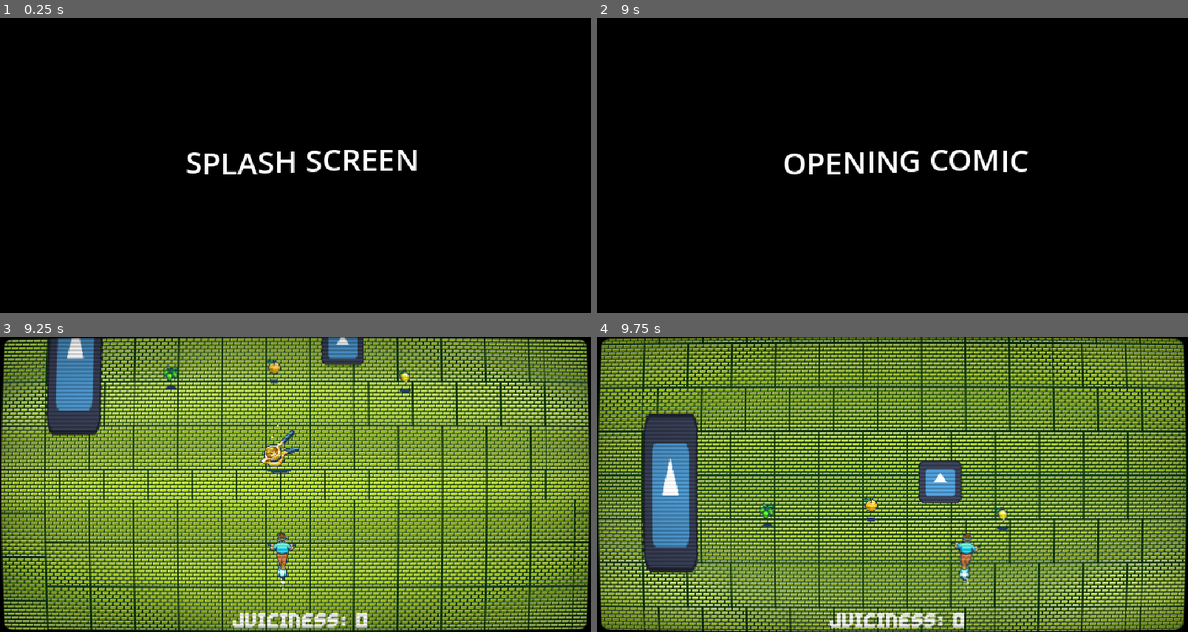
Above: before the commit, frames 1-4 (two rows, left to right).
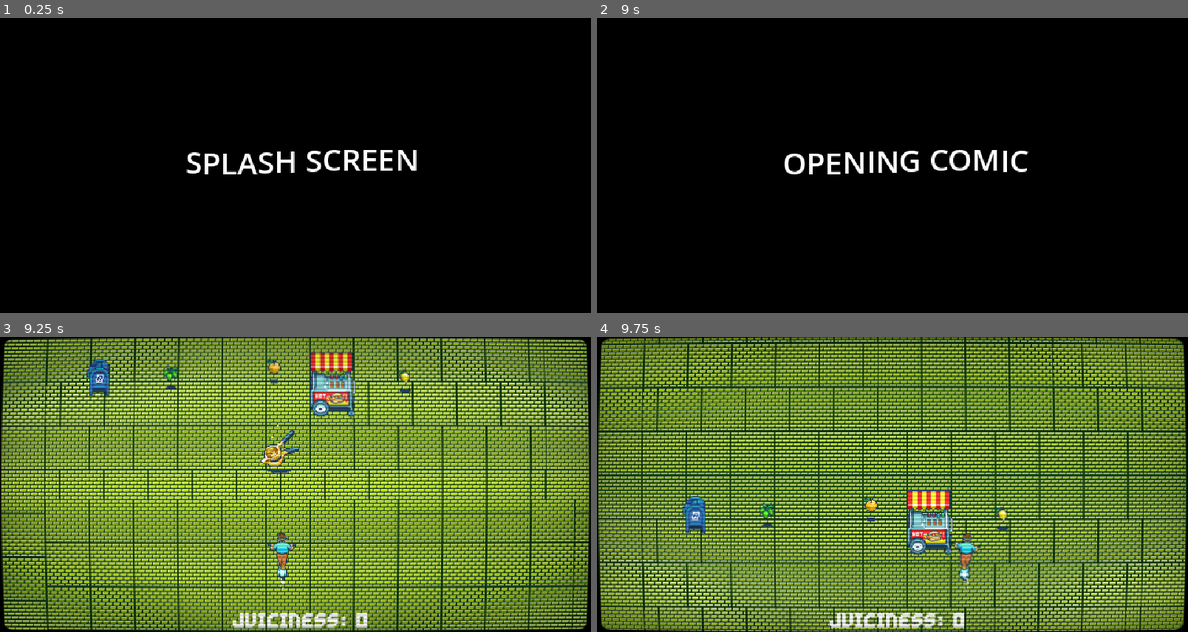
Above: after the commit, the same moments.

Repository: casualxcrisis/citrus-inc
Game: Godot game, scene res://scenes/ui/splash_screen.tscn
Two runs of this game, one before a commit and one after it. Both use one fixed random seed, a clock stepped at 60 frames per second and the inputs below. The engine's default icon, where the game draws it, is replaced by a stand-in: a white triangle on a blue panel in a dark square.
Inputs (mouse positions are in pixels of both pictures, inside the frame that each line leads up to):
- Up to frame 1 (0.25 s): no input
- Up to frame 2 (9 s): move the mouse to (1022, 150) at 0.52 s; move the mouse to (774, 180) at 1.27 s; move the mouse to (951, 100) at 2.02 s; move the mouse to (862, 224) at 2.77 s; move the mouse to (1069, 209) at 3.52 s; move the mouse to (715, 121) at 4.27 s; move the mouse to (922, 165) at 5.02 s; move the mouse to (803, 91) at 5.77 s; move the mouse to (1022, 150) at 6.52 s; move the mouse to (774, 180) at 7.27 s; move the mouse to (951, 100) at 8.02 s; move the mouse to (862, 224) at 8.77 s
- Up to frame 3 (9.25 s): no input
- Up to frame 4 (9.75 s): move the mouse to (1069, 528) at 9.52 s

Frames 1-2 are identical in both runs. In frame 3, 5.1% of the frame differs, in the area x 7-62%, y 0-34%; in frame 4, 7.3%, in the area x 7-62%, y 26-80%.

Commit message:
Added hit effect for static objects with particle effects

Diff:
--- a/assets/scripts/player/mouse_player.gd
+++ b/assets/scripts/player/mouse_player.gd
@@ -95,6 +95,11 @@
 		_car_shaker()
 		Global.car_bool = true
 		%CarCrash.play()
+	elif body.is_in_group("static_obstacle"):
+		%Blood.emitting = true
+		%ObstacleHit.play()
+		_shaker_static()
+		Global.fruit_score -= Global.obst_score_loss
 
 
 func _on_pick_up_area_body_entered(body: Node2D) -> void:
--- a/scenes/environment/terrains/terrain_section_1.tscn
+++ b/scenes/environment/terrains/terrain_section_1.tscn
@@ -2,11 +2,11 @@
 
 [ext_resource type="Script" uid="uid://lywjys4k3bhw" path="res://assets/scripts/levels/terrain_section.gd" id="1_2juy7"]
 [ext_resource type="Texture2D" uid="uid://dqwgcdi51ffmh" path="res://assets/placeholder/tileset bricks .png" id="2_7cnqw"]
-[ext_resource type="PackedScene" uid="uid://fp5s56vt6moc" path="res://scenes/obstacles/pothole.tscn" id="2_djdgl"]
 [ext_resource type="PackedScene" uid="uid://q7b2da0rlp51" path="res://scenes/pickups/lime.tscn" id="4_djdgl"]
 [ext_resource type="PackedScene" uid="uid://dk535grgualkj" path="res://scenes/pickups/orange.tscn" id="5_o83ve"]
 [ext_resource type="PackedScene" uid="uid://bfu5o8nu4g5q4" path="res://scenes/pickups/lemon.tscn" id="6_bfuwf"]
-[ext_resource type="PackedScene" uid="uid://b7kymm6g3fhno" path="res://scenes/obstacles/car.tscn" id="8_bfuwf"]
+[ext_resource type="PackedScene" uid="uid://cau6pxk24i2b8" path="res://scenes/obstacles/mail_box.tscn" id="7_o83ve"]
+[ext_resource type="PackedScene" uid="uid://dhj8tnd0e81a3" path="res://scenes/obstacles/hotdog_cart.tscn" id="8_bfuwf"]
 [ext_resource type="PackedScene" uid="uid://bhmbkxvese7el" path="res://scenes/pickups/score_mult.tscn" id="9_byhto"]
 
 [sub_resource type="TileSetAtlasSource" id="TileSetAtlasSource_djdgl"]
@@ -97,8 +97,8 @@
 [node name="ScoreMult" parent="." unique_id=383414046 instance=ExtResource("9_byhto")]
 position = Vector2(303, -19)
 
-[node name="Pothole" parent="." unique_id=1991561950 instance=ExtResource("2_djdgl")]
-position = Vector2(372, -137)
+[node name="mail_box" parent="." unique_id=1206943739 instance=ExtResource("7_o83ve")]
+position = Vector2(105, -90)
 
-[node name="Car" parent="." unique_id=485954393 instance=ExtResource("8_bfuwf")]
-position = Vector2(77, -91)
+[node name="hotdog_cart" parent="." unique_id=569065226 instance=ExtResource("8_bfuwf")]
+position = Vector2(342, -77)
--- a/scenes/obstacles/hotdog_cart.tscn
+++ b/scenes/obstacles/hotdog_cart.tscn
@@ -5,7 +5,9 @@
 [sub_resource type="RectangleShape2D" id="RectangleShape2D_d0prb"]
 size = Vector2(48, 43)
 
-[node name="hotdog_cart" type="StaticBody2D" unique_id=569065226]
+[node name="hotdog_cart" type="StaticBody2D" unique_id=569065226 groups=["static_obstacle"]]
+collision_layer = 4
+collision_mask = 4
 
 [node name="CollisionShape2D" type="CollisionShape2D" parent="." unique_id=956124104]
 position = Vector2(18, -5.5)
--- a/scenes/obstacles/mail_box.tscn
+++ b/scenes/obstacles/mail_box.tscn
@@ -5,7 +5,9 @@
 [sub_resource type="RectangleShape2D" id="RectangleShape2D_d0prb"]
 size = Vector2(24, 39)
 
-[node name="mail_box" type="StaticBody2D" unique_id=1206943739]
+[node name="mail_box" type="StaticBody2D" unique_id=1206943739 groups=["static_obstacle"]]
+collision_layer = 4
+collision_mask = 4
 
 [node name="CollisionShape2D" type="CollisionShape2D" parent="." unique_id=1959467347]
 position = Vector2(0, -10.5)
--- a/scenes/player/mouse_player.tscn
+++ b/scenes/player/mouse_player.tscn
@@ -6,6 +6,7 @@
 [ext_resource type="AudioStream" uid="uid://l0uknt8r562m" path="res://assets/soundfx/carcrash.wav" id="3_s1xe2"]
 [ext_resource type="AudioStream" uid="uid://cug5facqhyp82" path="res://assets/soundfx/buddha_pickup.wav" id="4_mblnd"]
 [ext_resource type="AudioStream" uid="uid://di56rwfyp2y3f" path="res://assets/soundfx/pedhit.wav" id="6_4ur07"]
+[ext_resource type="AudioStream" uid="uid://lcba0yim2e4i" path="res://assets/soundfx/obsthit.wav" id="6_mblnd"]
 
 [sub_resource type="RectangleShape2D" id="RectangleShape2D_0yd1l"]
 size = Vector2(25, 10)
@@ -202,6 +203,24 @@
 scale_amount_max = 2.0
 scale_amount_curve = SubResource("Curve_6isrq")
 
+[node name="Blood" type="CPUParticles2D" parent="." unique_id=1039969224]
+unique_name_in_owner = true
+emitting = false
+amount = 18
+one_shot = true
+speed_scale = 2.56
+explosiveness = 1.0
+lifetime_randomness = 0.5
+emission_shape = 1
+emission_sphere_radius = 17.64
+spread = 180.0
+gravity = Vector2(0, 0)
+initial_velocity_min = 1.15
+initial_velocity_max = 52.85
+scale_amount_min = 2.05
+scale_amount_max = 3.3
+color = Color(0.7429936, 0, 0.12568417, 1)
+
 [node name="HitArea" type="Area2D" parent="." unique_id=1159033916]
 collision_layer = 5
 collision_mask = 5
@@ -260,6 +279,7 @@
 
 [node name="ObstacleHit" type="AudioStreamPlayer2D" parent="." unique_id=969731952]
 unique_name_in_owner = true
+stream = ExtResource("6_mblnd")
 
 [node name="PedHit" type="AudioStreamPlayer2D" parent="." unique_id=1273859044]
 unique_name_in_owner = true
Not shown, added: assets/soundfx/obsthit.wav.import
Not shown, added: assets/soundfx/obsthit.wav
